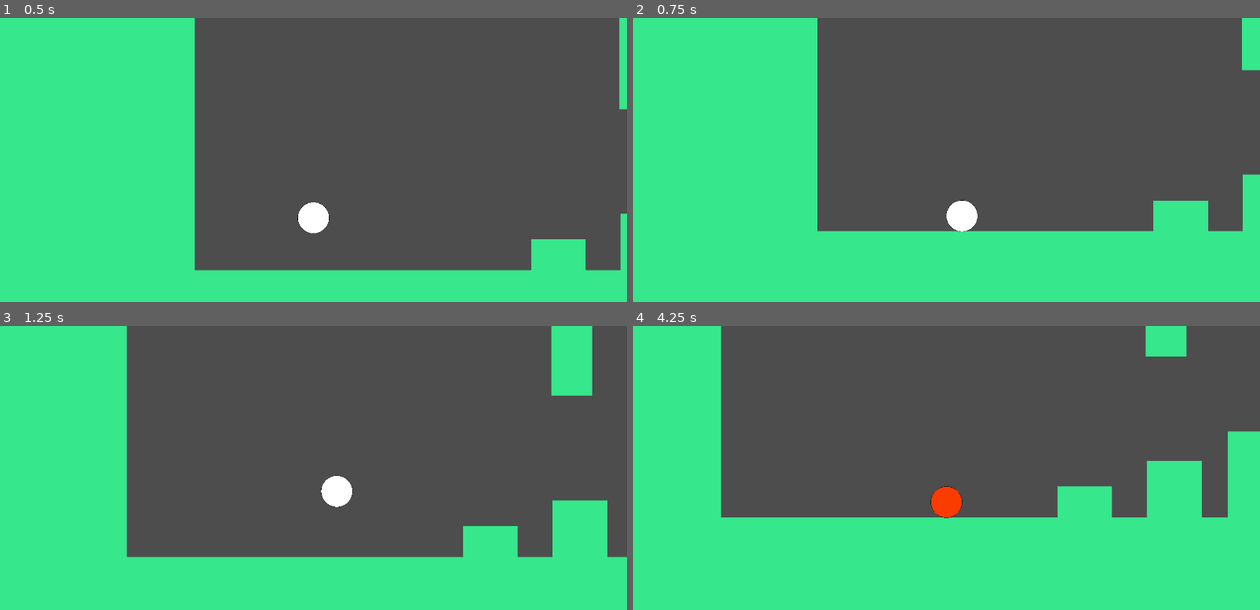
Above: before the commit, frames 1-4 (two rows, left to right).
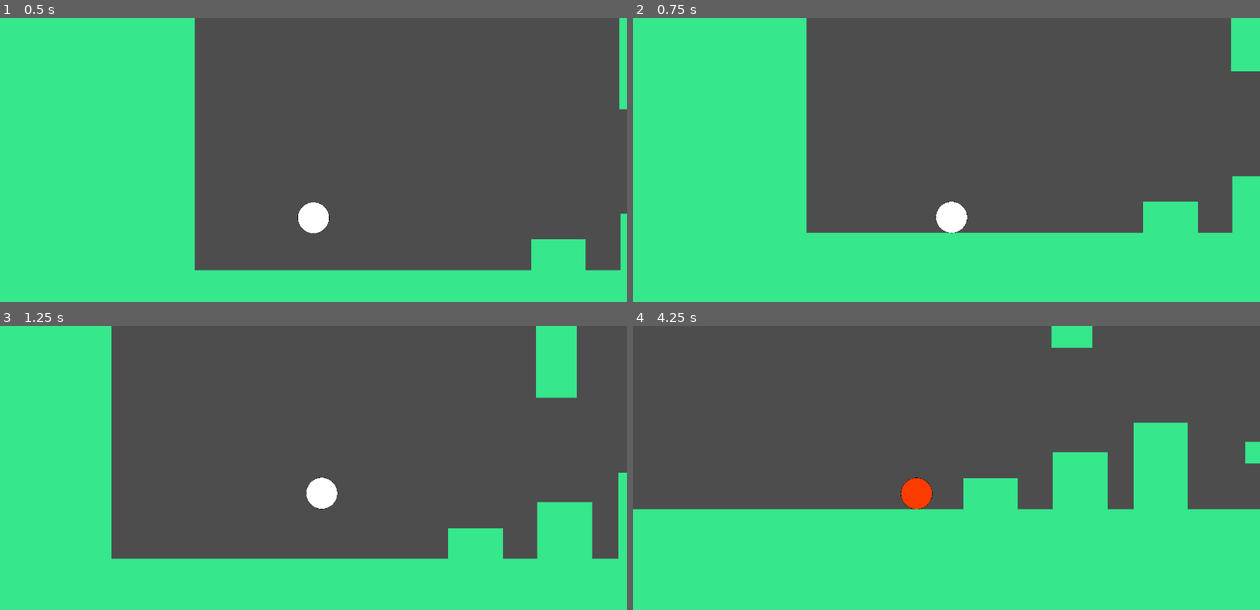
Above: after the commit, the same moments.

Repository: DaPizzaGod/tsa-game
Game: Godot game, scene res://scenes/levels/level.tscn
The game is run twice, just before and just after one commit, with the same random seed, the same clock (stepped at 60 frames per second) and the same inputs.
Inputs (mouse positions are in pixels of both pictures, inside the frame that each line leads up to):
- Up to frame 1 (0.5 s): no input
- Up to frame 2 (0.75 s): move the mouse to (1084, 177) at 0.52 s; hold D (right) from 0.53 s (still down); tap Middle mouse button (other special action) at 0.6 s
- Up to frame 3 (1.25 s): keep holding D (right); tap W (jump) at 0.77 s
- Up to frame 4 (4.25 s): move the mouse to (821, 519) at 1.27 s; click (821, 519) at 1.35 s; tap W (jump) at 1.52, 3.02, 3.77 s; move the mouse to (1009, 425) at 2.02 s; release D (right) at 2.03 s; hold A (left) 2.03-2.78 s; right-click (1009, 425) at 2.1 s; move the mouse to (915, 573) at 2.77 s; hold D (right) from 2.78 s (still down); tap Shift (switch mode) at 2.85 s; move the mouse to (1134, 556) at 3.52 s; tap Middle mouse button (other special action) at 3.6 s

Frame 1 is identical in both runs. In frame 2, 3.2% of the frame differs, in the area x 27-100%, y 0-76%; in frame 3, 6.4%; in frame 4, 18%, in the area x 0-100%, y 0-68%.
Error before the commit: Parse Error: Function "swing_toward_hand()" not found in base self. (res://scenes/player/stretch_mode.gd:42)

Commit message:
added swing mechanic

Diff:
--- /dev/null
+++ b/scenes/player/camera_2d.gd
@@ -0,0 +1,18 @@
+"""
+This script controls the dynamic camera.
+"""
+extends Camera2D
+
+# Radius of the zone in the middle of the screen where the cam doesn't move
+const DEAD_ZONE = 160
+
+func _input(event: InputEvent) -> void:
+	if event is InputEventMouseMotion: # If the mouse moved...
+		var _target = event.position - get_viewport().size * 0.5	# Get the mouse position relative to the middle of the screen
+		if _target.length() < DEAD_ZONE:	# If we're in the middle (dead zone)...
+			self.position = Vector2(0,0)	# ... reset the camera to the middle (= center on player)
+		else:
+			# _target.normalized() is the direction in which to move
+			# _target.length() - DEAD_ZONE is the distance the mouse is outside of the dead zone
+			# 0.5 is an arbitrary scalar
+			self.position = _target.normalized() * (_target.length() - DEAD_ZONE) * 0.5
--- a/scenes/player/player.tscn
+++ b/scenes/player/player.tscn
@@ -1,6 +1,7 @@
-[gd_scene load_steps=3 format=3 uid="uid://cuwtk6cr20kh4"]
+[gd_scene load_steps=4 format=3 uid="uid://cuwtk6cr20kh4"]
 
 [ext_resource type="Script" uid="uid://bahw2uwuwdwc4" path="res://scenes/player/player.gd" id="1_g2els"]
+[ext_resource type="Script" uid="uid://bi7jrsrb0su5i" path="res://scenes/player/camera_2d.gd" id="2_dovo2"]
 
 [sub_resource type="CircleShape2D" id="CircleShape2D_gmlin"]
 radius = 481.00415
@@ -12,6 +13,7 @@
 zoom = Vector2(0.6, 0.6)
 limit_enabled = false
 position_smoothing_enabled = true
+script = ExtResource("2_dovo2")
 
 [node name="CollisionShape2D" type="CollisionShape2D" parent="."]
 scale = Vector2(0.1, 0.1)
--- a/scenes/player/stretch_mode.gd
+++ b/scenes/player/stretch_mode.gd
@@ -6,6 +6,7 @@
 var launching := false
 var swinging := false
 var stop_distance := 2.0
+
 
 func _ready() -> void:
 	$Hand.queue_free()
@@ -71,3 +72,18 @@
 		return
 	var dir = to_hand.normalized()
 	velocity = dir * launch_speed
+
+func swing_toward_hand():
+	var swing_velocity = (current_hand.global_position - global_position).normalized()
+	if swing_velocity.y > 0:
+		swing_velocity.y *= 0.65
+
+	else:
+		swing_velocity.y *=1.2
+
+	if current_hand.attatched:
+		velocity += swing_velocity
+	else:
+		swinging = false
+		current_hand.queue_free()
+		return
Not shown, added: scenes/player/camera_2d.gd.uid
